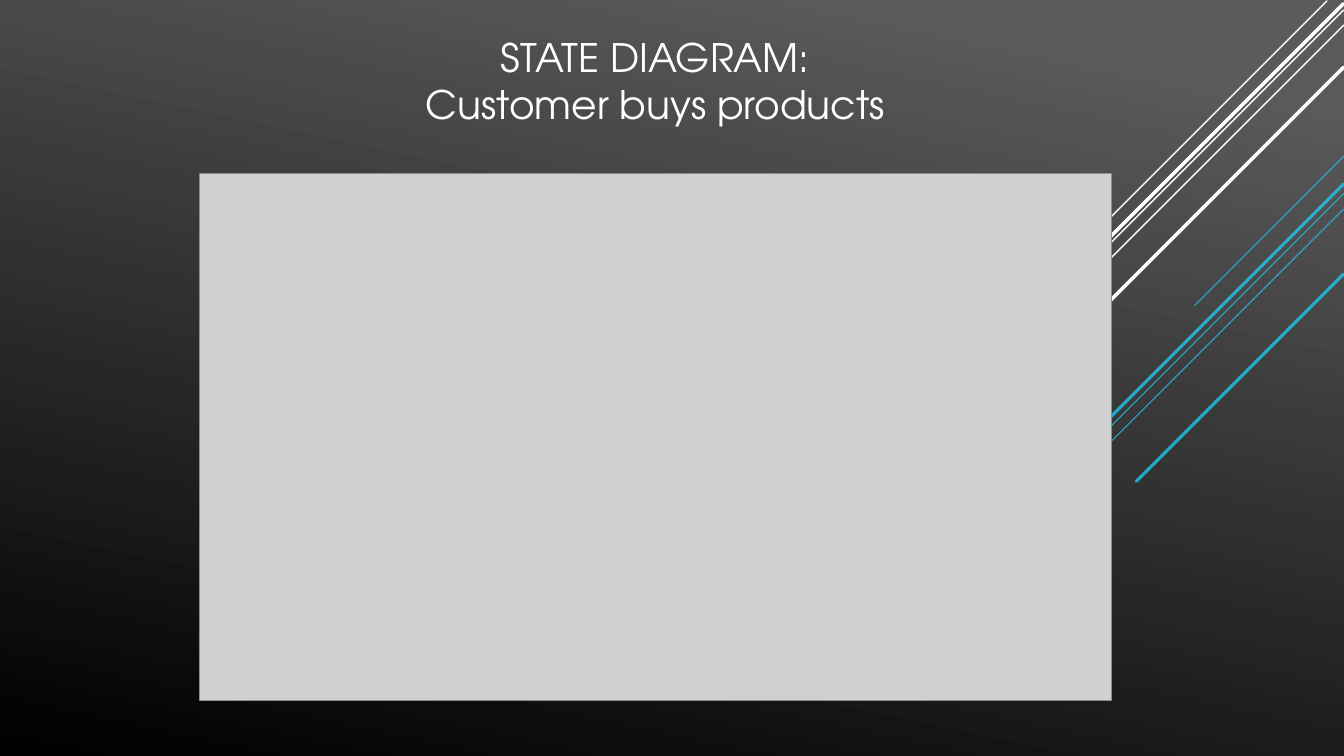
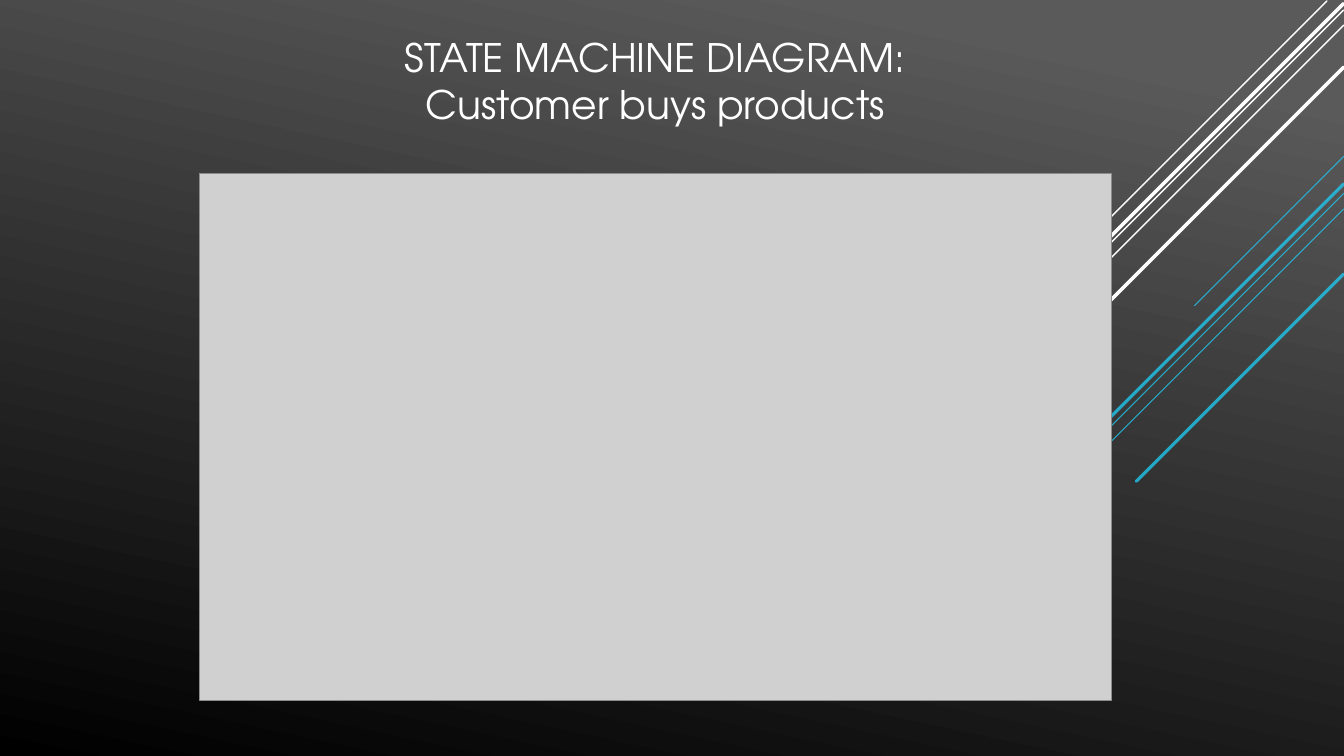
Before and after one commit to MJSween/ICS370_GRP_PROJECT, a slide deck: slide 11 of Group_3_Elaboration 3.pptx. Drawn at 1344x756 pixels with LibreOffice and Linux fonts; fonts in the diff are those of the drawing; grey boxes stand for pictures. Boxes give left, top, right and bottom in pixels: in the first picture for what was removed or moved away, otherwise in the second. Text is boxed around its words. In the diff, an @@ line names an element or a change of style, - is before the commit and + after.

```diff
--- a/Group_3_Elaboration 3.pptx
+++ b/Group_3_Elaboration 3.pptx
@@ text at bbox=[405, 42, 905, 127]: text changed @@
-STATE DIAGRAM:
-Customer buys products
+STATE MACHINE DIAGRAM:
+Customer buys products
```
